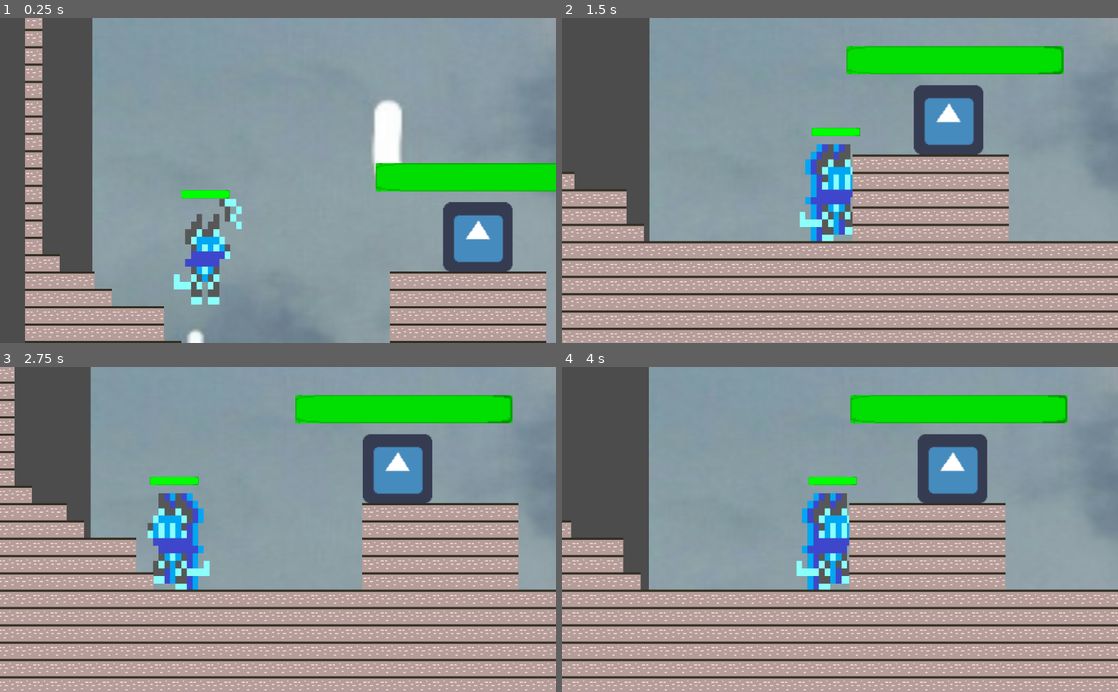
Above: before the commit, frames 1-4 (two rows, left to right).
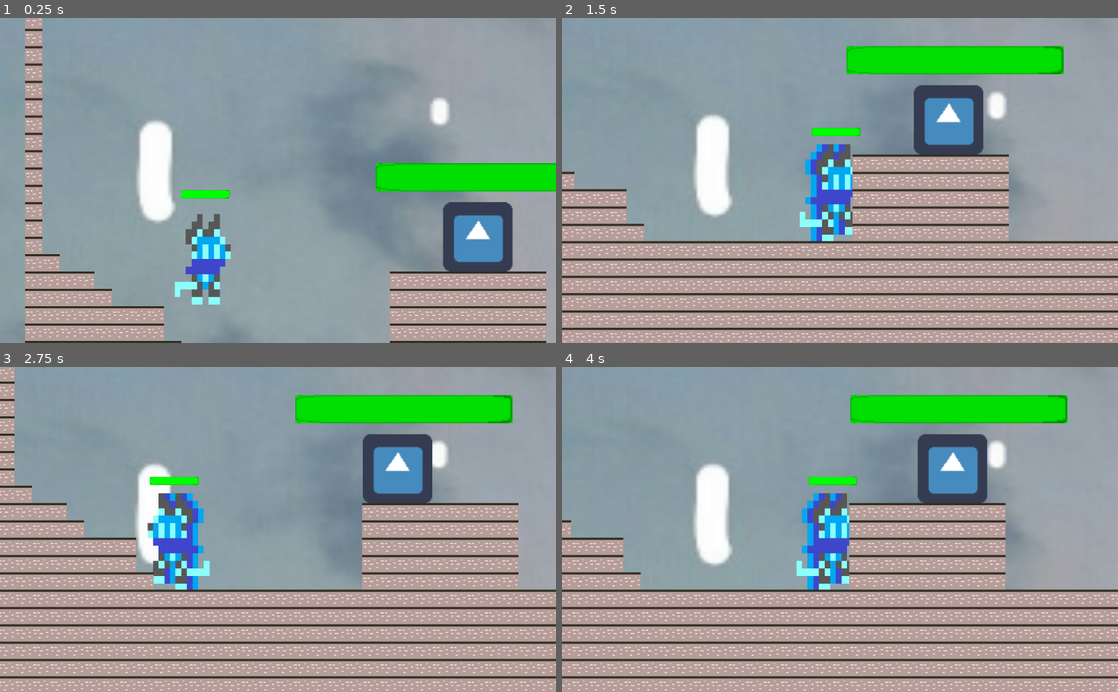
Above: after the commit, the same moments.

Repository: 1712catfish/gmdev
Game: Godot game, scene res://Chapter1.tscn
Same seed, same stepped clock (60 frames per second), same inputs: the game is played once before the commit and once after it. The engine's default icon, where the game draws it, is replaced by a stand-in: a white triangle on a blue panel in a dark square.
Inputs:
- Up to frame 1 (0.25 s): no input
- Up to frame 2 (1.5 s): tap Enter (ui_accept) at 0.5, 0.6, 0.77, 1.07, 1.35 s; hold Right (ui_right) from 0.53 s (still down)
- Up to frame 3 (2.75 s): tap Enter (ui_accept) at 1.52, 1.82, 2.1 s; release Right (ui_right) at 2.03 s; hold Left (ui_left) from 2.03 s (still down)
- Up to frame 4 (4 s): release Left (ui_left) at 2.78 s; hold Right (ui_right) from 2.78 s (still down); tap Enter (ui_accept) at 2.85, 3.02, 3.32, 3.6, 3.77 s

The runs differ from the first frame. In frame 1, 22% of the frame differs, in the area x 0-100%, y 0-100%; in frame 2, 14%; in frame 3, 11%; in frame 4, 14%.

Commit message:
fix movement and jump duration

Diff:
--- a/platformer1/Chapter1.tscn
+++ b/platformer1/Chapter1.tscn
@@ -165,6 +165,7 @@
 position = Vector2( 1, 1 )
 scale = Vector2( 1.14208, 0.972626 )
 script = ExtResource( 10 )
+attack_damage = 40
 
 [node name="CollisionShape2D" type="CollisionShape2D" parent="Lisa"]
 position = Vector2( 144.124, 315 )
@@ -196,8 +197,8 @@
 motion_scale = Vector2( 0.05, 0.05 )
 
 [node name="Sprite" type="Sprite" parent="Lisa/ParallaxBackground/ParallaxLayer"]
-position = Vector2( 1090.63, 52.9111 )
-scale = Vector2( 2.5, 2.297 )
+position = Vector2( 1047.82, 90.72 )
+scale = Vector2( 2.93763, 2.68635 )
 texture = ExtResource( 15 )
 
 [node name="Healthbar" type="TextureProgress" parent="Lisa"]
@@ -230,7 +231,7 @@
 normal_map = ExtResource( 13 )
 vframes = 4
 hframes = 10
-frame = 30
+frame = 21
 
 [node name="RayCast2D2" type="RayCast2D" parent="Lisa"]
 position = Vector2( 155, 320 )
--- a/platformer1/KinematicBody2D.gd
+++ b/platformer1/KinematicBody2D.gd
@@ -4,26 +4,34 @@
 const SPEED = 300
 var velocity = Vector2()
 export var attack_damage = 5
-var onak = 0
+
+
+var onattack = false
+var canjump = true
 onready var delaytimer = get_node("Timer")
 
+
 func run():
-	if(is_on_wall() or is_on_floor() and onak == 0):
+	if(is_on_wall() or is_on_floor() and !onattack):
 		$AnimationPlayer.play("run")
 
 func idle():
-	if((is_on_wall() or is_on_floor()) and onak == 0):
+	if((is_on_wall() or is_on_floor()) and !onattack):
 		if ($AnimationPlayer.current_animation != "idle"):
 			$AnimationPlayer.play("idle")
 
 
 func jump():
-	if(!is_on_wall() or !is_on_floor()):
+	if((is_on_wall() or is_on_floor()) and canjump):
 		$AnimationPlayer.play("jump")
+		canjump = false;
+		delaytimer.one_shot = true;
+		delaytimer.wait_time = 0.5;
+		delaytimer.start()
 
 
 func get_input():
-	var directray = Vector2()
+	#var directray = Vector2()
 	# run left & right
 	var direction = 0
 	if Input.is_action_pressed("ui_left"):
@@ -55,10 +63,10 @@
 	velocity.x = direction * SPEED
 
 	# jump
-	if Input.is_action_just_pressed("ui_up"):
+	if Input.is_action_just_pressed("ui_up") and canjump:
 		jump()
 		if is_on_wall():
-			velocity.y -= GRAVITY / 3
+			velocity.y -= float(GRAVITY / 3)
 
 
 func _physics_process(delta):
@@ -86,7 +94,7 @@
 		body.get_parent().attacked(attack_damage)
 		#print(body.get_parent().health)
 		$AnimationPlayer.play("attack")
-	onak = 1;
+	onattack = true;
 
 
 # damage-reciver
@@ -119,5 +127,6 @@
 
 
 func _on_Timer_timeout():
-	onak = 0;
-	pass # Replace with function body.
+	onattack = false
+	canjump = true
+	pass
--- a/platformer1/TextureProgress.gd
+++ b/platformer1/TextureProgress.gd
@@ -4,9 +4,11 @@
 
 func _on_health_updated(health):
 	health_bar.value = health
+	pass
 
 func _on_max_health_updated(max_health):
 	health_bar.max_value = max_health
+	pass
 
 # Called when the node enters the scene tree for the first time.
 func _ready():
